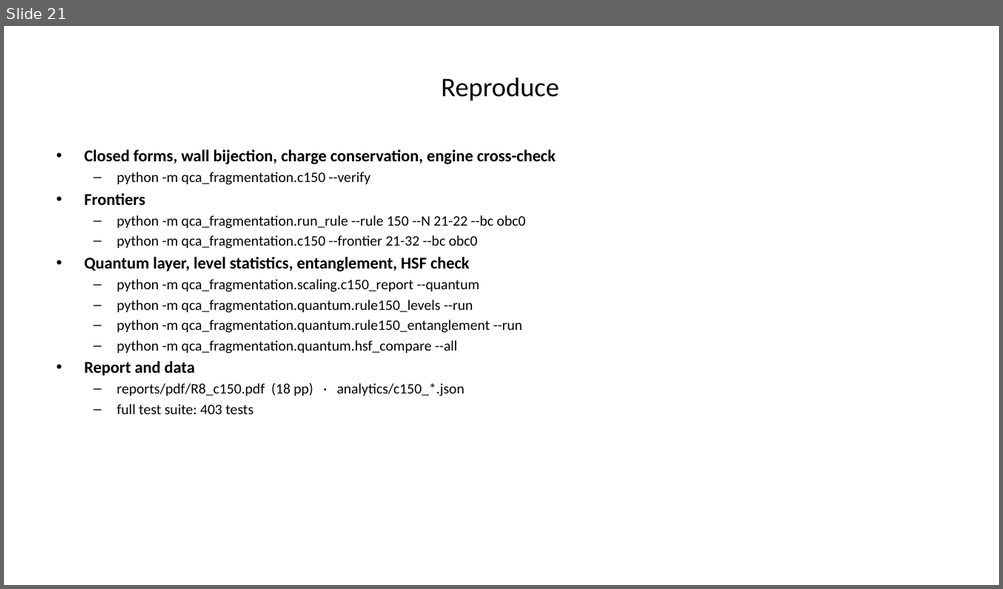
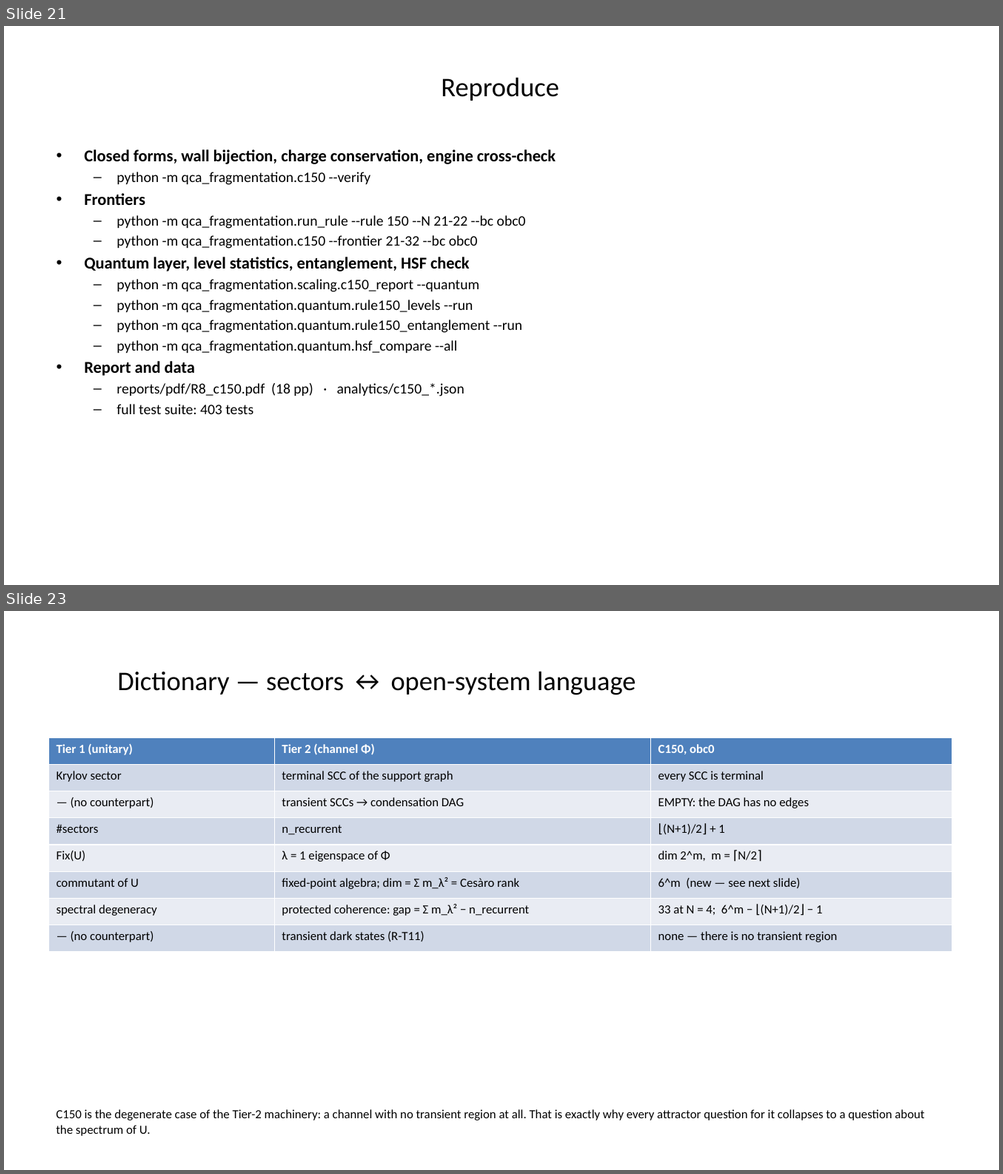
Before and after one commit to mkm2/sector_analysis_tier1, a slide deck: reports/slides/C150_discussion.pptx. Shown one above the other, each under a label of ours: slide 21 before the commit, slides 21 and 23 after it; the slides between them are not shown. The pictures are 1003x589 and 1003x1174 pixels, drawn with LibreOffice and Linux fonts; fonts in the diff are those of the drawing. Boxes give left, top, right and bottom in pixels: in the first picture for what was removed or moved away, otherwise in the second. Text is boxed around its words. In the diff, an @@ line names an element or a change of style, - is before the commit and + after.

```diff
--- a/reports/slides/C150_discussion.pptx
+++ b/reports/slides/C150_discussion.pptx
@@ slide 23 added at bbox=[4, 611, 999, 1170], background #FFFFFF @@
@@ title added at bbox=[117, 671, 636, 695], 26 pt, text #000000 @@
+Dictionary — sectors ↔ open-system language
@@ table added at bbox=[48, 738, 950, 952], 8 rows, 3 columns @@
+Tier 1 (unitary) | Tier 2 (channel Φ) | C150, obc0
+Krylov sector | terminal SCC of the support graph | every SCC is terminal
+— (no counterpart) | transient SCCs → condensation DAG | EMPTY: the DAG has no edges
+#sectors | n_recurrent | ⌊(N+1)/2⌋ + 1
+Fix(U) | λ = 1 eigenspace of Φ | dim 2^m, m = ⌈N/2⌉
+commutant of U | fixed-point algebra; dim = Σ m_λ² = Cesàro rank | 6^m (new — see next slide)
+spectral degeneracy | protected coherence: gap = Σ m_λ² − n_recurrent | 33 at N = 4; 6^m − ⌊(N+1)/2⌋ − 1
+— (no counterpart) | transient dark states (R-T11) | none — there is no transient region
@@ text added at bbox=[56, 1110, 924, 1136], 12 pt, text #000000 @@
+C150 is the degenerate case of the Tier-2 machinery: a channel with no transient region at all. That is exactly why every attractor question for it collapses to a question about the spectrum of U.
```
Also in this commit, not shown: 7 other slides added, 1 other file.
